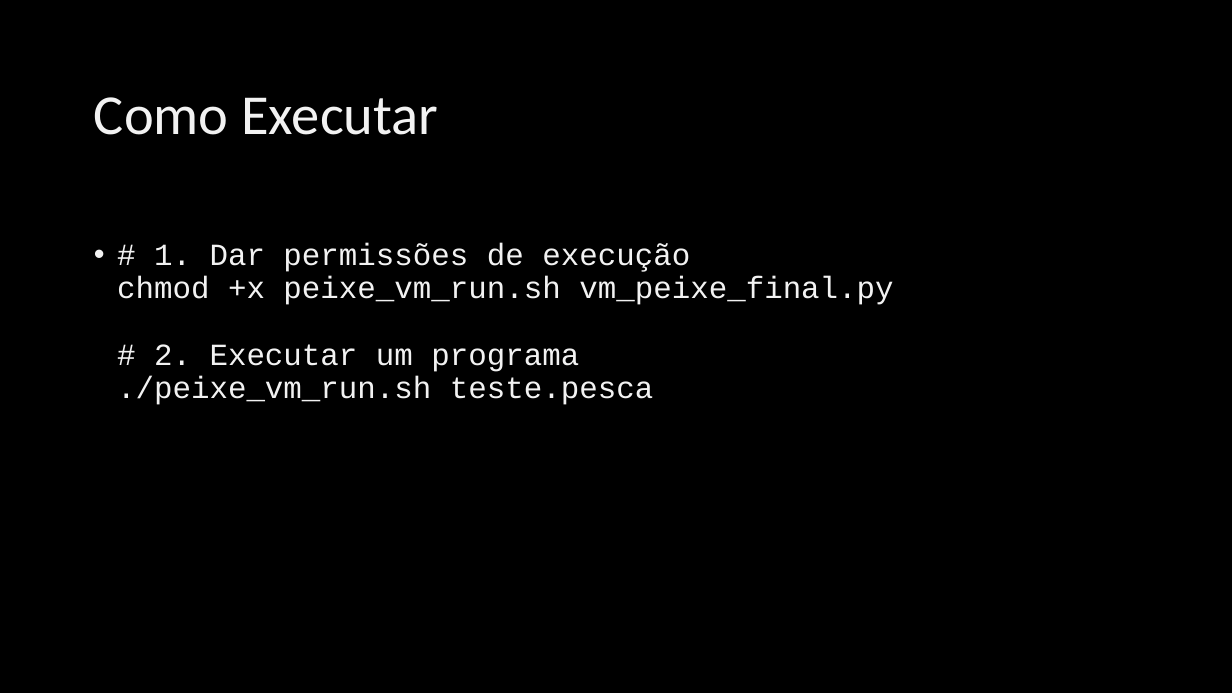
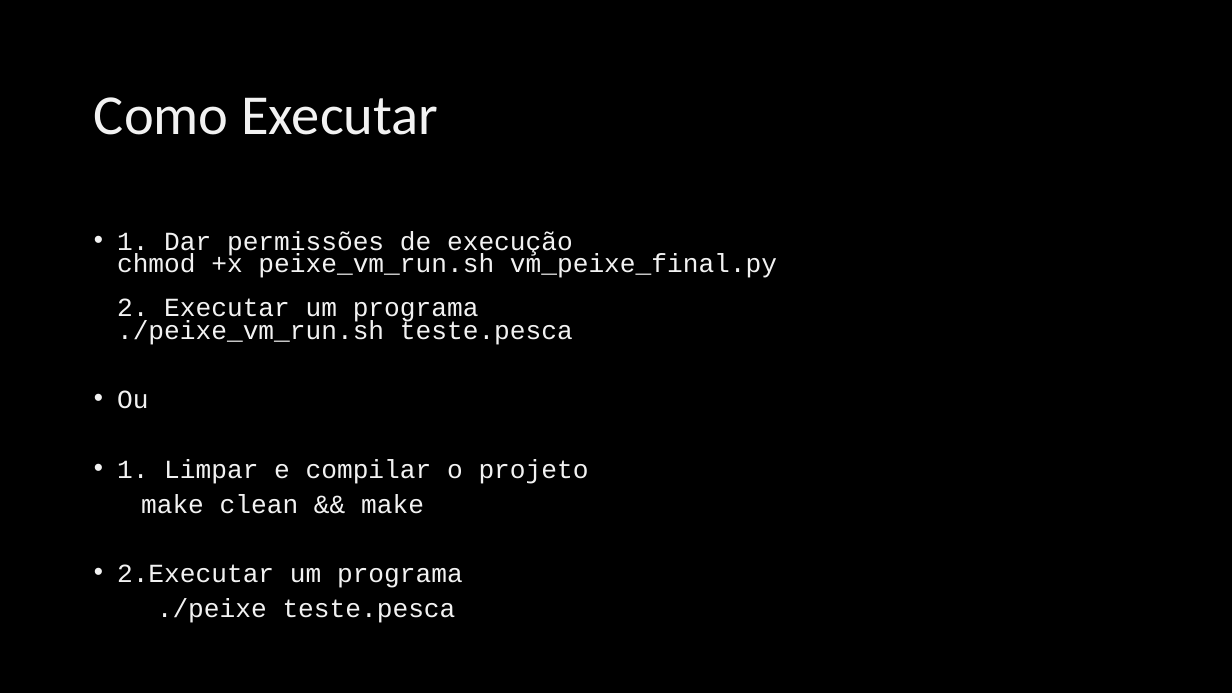
Before and after one commit to RicardolCarvalho/Linguagem, a slide deck: slide 9 of apresentacao_peixe.pptx (slide 11 before the commit). Drawn at 1232x693 pixels with LibreOffice and Linux fonts; fonts in the diff are those of the drawing; background and template pictures are left out. Boxes give left, top, right and bottom in pixels: in the first picture for what was removed or moved away, otherwise in the second. Text is boxed around its words. In the diff, an @@ line names an element or a change of style, - is before the commit and + after.

Commit message:
Refactor: Remove outdated Peixe VM implementations and scripts
- Deleted peixe_with_python_vm.py and vm_peixe.py as they are no longer needed.
- Removed organize_project.sh script for project organization.
- Eliminated peixe_vm_final.py, peixe_vm_simple.sh, peixe_vm_with_vars.py, and test_all.sh due to redundancy.
- Added stub implementations for LLVM code generation in llvm_codegen.c and llvm_codegen.h.
- Cleaned up parser.y to disable LLVM code generation support.
- Added a new binary file for the Peixe interpreter.
- Updated project structure by removing unnecessary files and scripts.

```diff
--- a/apresentacao_peixe.pptx
+++ b/apresentacao_peixe.pptx
@@ text at (x1=117, y1=232, x2=777, y2=623): text changed; size 24 to 20.4 pt @@
-• # 1. Dar permissões de execução
-  chmod +x peixe_vm_run.sh vm_peixe_final.py
-  # 2. Executar um programa
-  ./peixe_vm_run.sh teste.pesca
+• 1. Dar permissões de execução
+  chmod +x peixe_vm_run.sh vm_peixe_final.py
+  2. Executar um programa
+  ./peixe_vm_run.sh teste.pesca
+• Ou
+• 1. Limpar e compilar o projeto
+make clean && make
+• 2.Executar um programa
+./peixe teste.pesca
```
Also in this commit, not shown: 1 other slide changed, 2 slides removed, 30 other files.
